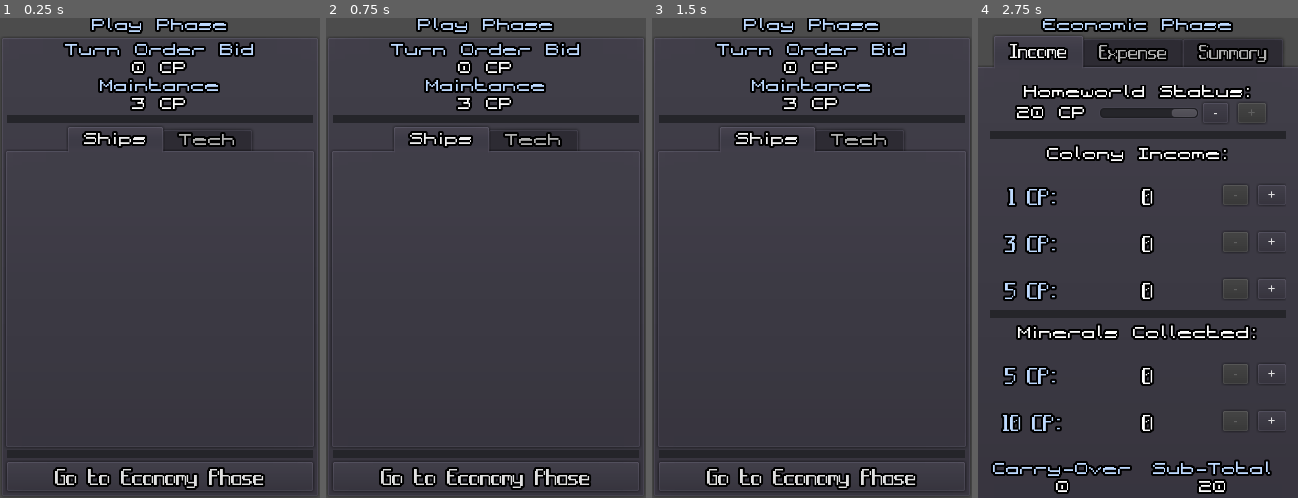
Above: before the commit, frames 1-4 (left to right).
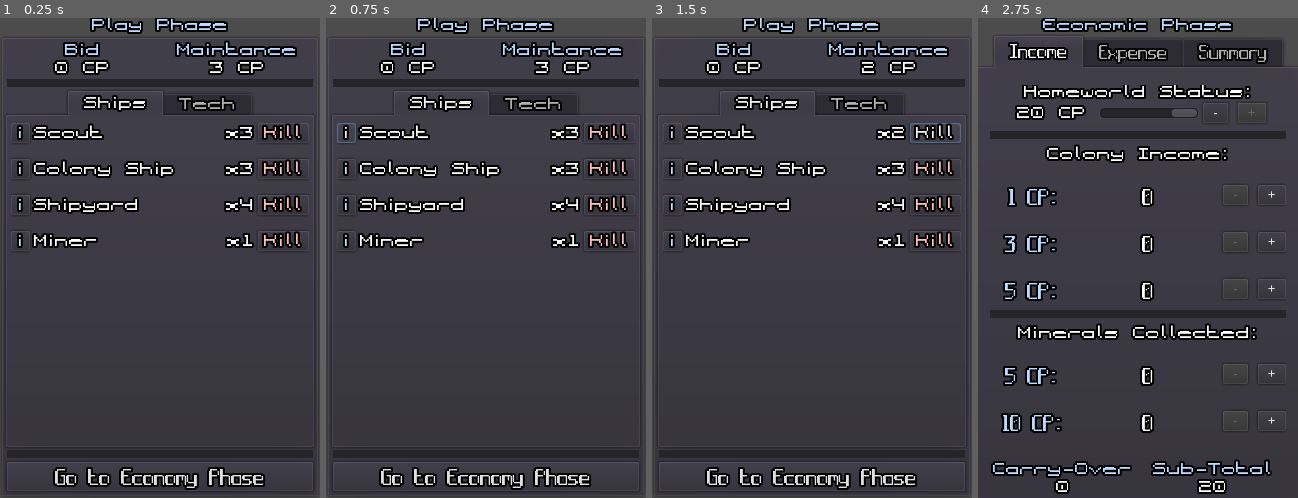
Above: after the commit, the same moments.

Repository: GalaxyCr8r/SpaceEmpires4xHelper
Game: Godot game, scene res://PlayPhase/PlayPhase.tscn
The game is run twice, just before and just after one commit, with the same random seed, the same clock (stepped at 60 frames per second) and the same inputs.
Inputs (mouse positions are in pixels of both pictures, inside the frame that each line leads up to):
- Up to frame 1 (0.25 s): no input
- Up to frame 2 (0.75 s): click (345, 133) at 0.5 s, where only the run after the commit has a clickable "i"
- Up to frame 3 (1.5 s): click (936, 133) at 1.25 s, where only the run after the commit has a clickable "Kill"
- Up to frame 4 (2.75 s): click "Go to Economy Phase" at 2 s

The runs differ from the first frame. In frame 1, 13% of the frame differs, in the area x 1-99%, y 4-48%; in frame 2, 13%; in frame 3, 13%; in frame 4, nothing differs.

Commit message:
Added basic ship/tech lists to the Play Phase - you can actually remove ships and it updated maintance correctlygit add .

Diff:
--- a/Global.gd
+++ b/Global.gd
@@ -69,6 +69,11 @@
 ## Empire-wide
 func resetExistingShips():
 	existingShips = {ShipType.SC: 3, ShipType.CO: 3, ShipType.SY: 4, ShipType.MR: 1}
+
+func removeAnExistingShip(shipType):
+	if Global.existingShips[shipType] > 0:
+		Global.existingShips[shipType] -= 1
+		emit_signal("existingShips_changed")
 
 func resetTech():
 	researchedTech = {Tech.ShipSize: 1, Tech.Move: 1, Tech.ShipYard: 1}
@@ -156,6 +161,28 @@
 			print("WARNING! Tech type >", techType, "< doesn't exist!")
 			return 0
 
+func getTechName(techType) -> String:
+	match techType:
+		Tech.ShipSize:
+			return "Ship Size"
+		Tech.Defense:
+			return "Defense"
+		Tech.Attack:
+			return "Attack"
+		Tech.Tactics:
+			return "Tactics"
+		Tech.Move:
+			return "Movement"
+		Tech.Terraform:
+			return "Terraform"
+		Tech.Exploration:
+			return "Exploration"
+		Tech.ShipYard:
+			return "Ship Yards"
+		_:
+			print("WARNING! Tech type >", techType, "< doesn't exist!")
+			return "NULL TYPE"
+
 func getTechMaxLevel(techType) -> int:
 	match techType:
 		Tech.ShipSize:
--- a/PlayPhase/PlayPhase.gd
+++ b/PlayPhase/PlayPhase.gd
@@ -4,16 +4,46 @@
 #signal value_changed(new_value)
 
 ## Exported vars
-#export var value : int = 0 setget set_value, get_value
+export var shipListItem : PackedScene
+export var techListItem : PackedScene
 
 ## Internal Vars
-#onready var  : =
+onready var shipList : VBoxContainer = $VBoxContainer/PanelContainer/VBoxContainer/TabContainer/Ships/ScrollContainer/ShipList
+onready var techList : VBoxContainer = $VBoxContainer/PanelContainer/VBoxContainer/TabContainer/Tech/ScrollContainer2/TechList
+onready var turnOrderBid : TitleAmount = $VBoxContainer/PanelContainer/VBoxContainer/HBoxContainer2/TurnOrderBid
 
 ## Methods
 func _ready():
-	$VBoxContainer/PanelContainer/VBoxContainer/TurnOrderBid.value = Global.turnOrderBid
+	turnOrderBid.value = Global.turnOrderBid
+
+	for shipType in Global.existingShips:
+		if Global.existingShips[shipType] > 0:
+			var shipItem := shipListItem.instance()
+			shipList.add_child(shipItem)
+			shipItem.set(shipType, Global.existingShips[shipType])
+			shipItem.connect("kill_pressed", self, "_shipType_killed")
+			#TODO Connect info button
+
+	for techType in Global.researchedTech:
+		var techItem := techListItem.instance()
+		techList.add_child(techItem)
+		techItem.set(techType, Global.researchedTech[techType])
+		#TODO Connect info button
+
+func _updateShipList():
+	# This method does not take into account GAINING ships,
+	# because as far as I know, that's impossible between econ phases.
+	for shipItem in shipList.get_children():
+		var shipType = shipItem.shipType
+		if Global.existingShips[shipType] > 0:
+			shipItem.set(shipType, Global.existingShips[shipType])
+		else:
+			shipList.call_deferred("remove_child", shipItem)
 
 ## Connected Signals
+func _shipType_killed(shipType):
+	Global.removeAnExistingShip(shipType)
+	_updateShipList()
 
 func _on_EconPhaseButton_button_up():
 	call_deferred("_goToEconPhase")
--- a/PlayPhase/PlayPhase.tscn
+++ b/PlayPhase/PlayPhase.tscn
@@ -1,16 +1,20 @@
-[gd_scene load_steps=7 format=2]
+[gd_scene load_steps=9 format=2]
 
 [ext_resource path="res://PlayPhase/PlayPhase.gd" type="Script" id=1]
-[ext_resource path="res://Fonts/Terminus.tres" type="DynamicFont" id=2]
-[ext_resource path="res://Utility/TitleAmount.tscn" type="PackedScene" id=3]
-[ext_resource path="res://PlayPhase/CurrentMaintance.gd" type="Script" id=4]
-[ext_resource path="res://Utility/HorizontalRuler.tscn" type="PackedScene" id=5]
-[ext_resource path="res://Fonts/IndepModern.tres" type="DynamicFont" id=6]
+[ext_resource path="res://PlayPhase/ShipListItem.tscn" type="PackedScene" id=2]
+[ext_resource path="res://PlayPhase/TechListItem.tscn" type="PackedScene" id=3]
+[ext_resource path="res://Fonts/Terminus.tres" type="DynamicFont" id=4]
+[ext_resource path="res://Utility/TitleAmount.tscn" type="PackedScene" id=5]
+[ext_resource path="res://PlayPhase/CurrentMaintance.gd" type="Script" id=6]
+[ext_resource path="res://Utility/HorizontalRuler.tscn" type="PackedScene" id=7]
+[ext_resource path="res://Fonts/IndepModern.tres" type="DynamicFont" id=8]
 
 [node name="PlayPhase" type="VBoxContainer"]
 anchor_right = 1.0
 anchor_bottom = 1.0
 script = ExtResource( 1 )
+shipListItem = ExtResource( 2 )
+techListItem = ExtResource( 3 )
 
 [node name="VBoxContainer" type="VBoxContainer" parent="."]
 margin_right = 320.0
@@ -40,37 +44,41 @@
 margin_bottom = 455.0
 custom_constants/separation = 4
 
-[node name="TurnOrderBid" parent="VBoxContainer/PanelContainer/VBoxContainer" instance=ExtResource( 3 )]
+[node name="HBoxContainer2" type="HBoxContainer" parent="VBoxContainer/PanelContainer/VBoxContainer"]
+margin_right = 306.0
+margin_bottom = 32.0
+
+[node name="TurnOrderBid" parent="VBoxContainer/PanelContainer/VBoxContainer/HBoxContainer2" instance=ExtResource( 5 )]
 anchor_right = 0.0
 anchor_bottom = 0.0
+margin_right = 151.0
+margin_bottom = 32.0
+size_flags_horizontal = 3
+title = "Bid"
+postfix = " CP"
+
+[node name="CurMaint" parent="VBoxContainer/PanelContainer/VBoxContainer/HBoxContainer2" instance=ExtResource( 5 )]
+anchor_right = 0.0
+anchor_bottom = 0.0
+margin_left = 155.0
 margin_right = 306.0
 margin_bottom = 32.0
 size_flags_horizontal = 3
-title = "Turn Order Bid"
-postfix = " CP"
-
-[node name="CurMaint" parent="VBoxContainer/PanelContainer/VBoxContainer" instance=ExtResource( 3 )]
-anchor_right = 0.0
-anchor_bottom = 0.0
-margin_top = 36.0
-margin_right = 306.0
-margin_bottom = 68.0
-size_flags_horizontal = 3
-script = ExtResource( 4 )
+script = ExtResource( 6 )
 title = "Maintance"
 postfix = " CP"
 
-[node name="HorizontalRuler" parent="VBoxContainer/PanelContainer/VBoxContainer" instance=ExtResource( 5 )]
-margin_top = 72.0
+[node name="HorizontalRuler" parent="VBoxContainer/PanelContainer/VBoxContainer" instance=ExtResource( 7 )]
+margin_top = 36.0
 margin_right = 306.0
-margin_bottom = 80.0
+margin_bottom = 44.0
 
 [node name="TabContainer" type="TabContainer" parent="VBoxContainer/PanelContainer/VBoxContainer"]
-margin_top = 84.0
+margin_top = 48.0
 margin_right = 306.0
 margin_bottom = 403.0
 size_flags_vertical = 3
-custom_fonts/font = ExtResource( 2 )
+custom_fonts/font = ExtResource( 4 )
 
 [node name="Ships" type="Tabs" parent="VBoxContainer/PanelContainer/VBoxContainer/TabContainer"]
 anchor_right = 1.0
@@ -79,6 +87,18 @@
 margin_top = 32.0
 margin_right = -4.0
 margin_bottom = -4.0
+
+[node name="ScrollContainer" type="ScrollContainer" parent="VBoxContainer/PanelContainer/VBoxContainer/TabContainer/Ships"]
+anchor_right = 1.0
+anchor_bottom = 1.0
+scroll_horizontal_enabled = false
+
+[node name="ShipList" type="VBoxContainer" parent="VBoxContainer/PanelContainer/VBoxContainer/TabContainer/Ships/ScrollContainer"]
+margin_right = 298.0
+margin_bottom = 319.0
+size_flags_horizontal = 3
+size_flags_vertical = 3
+custom_constants/separation = 16
 
 [node name="Tech" type="Tabs" parent="VBoxContainer/PanelContainer/VBoxContainer/TabContainer"]
 visible = false
@@ -89,7 +109,19 @@
 margin_right = -4.0
 margin_bottom = -4.0
 
-[node name="HorizontalRuler2" parent="VBoxContainer/PanelContainer/VBoxContainer" instance=ExtResource( 5 )]
+[node name="ScrollContainer2" type="ScrollContainer" parent="VBoxContainer/PanelContainer/VBoxContainer/TabContainer/Tech"]
+anchor_right = 1.0
+anchor_bottom = 1.0
+scroll_horizontal_enabled = false
+
+[node name="TechList" type="VBoxContainer" parent="VBoxContainer/PanelContainer/VBoxContainer/TabContainer/Tech/ScrollContainer2"]
+margin_right = 298.0
+margin_bottom = 319.0
+size_flags_horizontal = 3
+size_flags_vertical = 3
+custom_constants/separation = 16
+
+[node name="HorizontalRuler2" parent="VBoxContainer/PanelContainer/VBoxContainer" instance=ExtResource( 7 )]
 margin_top = 407.0
 margin_right = 306.0
 margin_bottom = 415.0
--- /dev/null
+++ b/PlayPhase/ShipListItem.gd
@@ -0,0 +1,28 @@
+extends HBoxContainer
+
+## Provided Signals
+signal kill_pressed(shipType)
+signal info_pressed(shipType)
+
+## Exported vars
+export var shipName : String = "ShipNameHere"
+export var amount : int = 0
+
+## Internal Vars
+onready var nameLabel : Label = $Name
+onready var amountLabel : Label = $Amount
+
+var shipType := -1
+
+## Methods
+func set(new_shipType, amount):
+	shipType = new_shipType
+	nameLabel.text = Global.getShipTypeName(shipType)
+	amountLabel.text = "x" + str(amount)
+
+## Connected Signals
+func _on_KillButton_pressed():
+	emit_signal("kill_pressed", shipType)
+
+func _on_InfoButton_pressed():
+	emit_signal("info_pressed", shipType)
--- /dev/null
+++ b/PlayPhase/ShipListItem.tscn
@@ -0,0 +1,50 @@
+[gd_scene load_steps=3 format=2]
+
+[ext_resource path="res://PlayPhase/ShipListItem.gd" type="Script" id=1]
+[ext_resource path="res://Fonts/Terminus.tres" type="DynamicFont" id=2]
+
+[node name="ShipListItem" type="HBoxContainer"]
+anchor_right = 1.0
+margin_left = 4.0
+margin_right = -4.0
+margin_bottom = 14.0
+size_flags_horizontal = 3
+script = ExtResource( 1 )
+
+[node name="InfoButton" type="Button" parent="."]
+margin_right = 19.0
+margin_bottom = 20.0
+custom_fonts/font = ExtResource( 2 )
+custom_colors/font_color = Color( 0.745098, 0.854902, 1, 1 )
+text = "i"
+
+[node name="Name" type="Label" parent="."]
+margin_left = 23.0
+margin_right = 212.0
+margin_bottom = 20.0
+size_flags_horizontal = 3
+size_flags_vertical = 5
+custom_fonts/font = ExtResource( 2 )
+text = "ShipNameHere"
+valign = 1
+
+[node name="Amount" type="Label" parent="."]
+margin_left = 216.0
+margin_right = 257.0
+margin_bottom = 20.0
+size_flags_vertical = 7
+custom_fonts/font = ExtResource( 2 )
+text = "x12"
+align = 2
+valign = 1
+
+[node name="KillButton" type="Button" parent="."]
+margin_left = 261.0
+margin_right = 312.0
+margin_bottom = 20.0
+custom_fonts/font = ExtResource( 2 )
+custom_colors/font_color = Color( 1, 0.745098, 0.745098, 1 )
+text = "Kill"
+
+[connection signal="pressed" from="InfoButton" to="." method="_on_InfoButton_pressed"]
+[connection signal="pressed" from="KillButton" to="." method="_on_KillButton_pressed"]
--- /dev/null
+++ b/PlayPhase/TechListItem.gd
@@ -0,0 +1,24 @@
+extends HBoxContainer
+
+## Provided Signals
+signal info_pressed(techType)
+
+## Exported vars
+export var techName : String = "TechNameHere"
+export var amount : int = 0
+
+## Internal Vars
+onready var nameLabel : Label = $Name
+onready var levelLabel : Label = $Level
+
+var techType := -1
+
+## Methods
+func set(new_techType, amount):
+	techType = new_techType
+	nameLabel.text = Global.getTechName(techType)
+	levelLabel.text = str(amount)
+
+## Connected Signals
+func _on_InfoButton_pressed():
+	emit_signal("info_pressed", techType)
--- /dev/null
+++ b/PlayPhase/TechListItem.tscn
@@ -0,0 +1,41 @@
+[gd_scene load_steps=3 format=2]
+
+[ext_resource path="res://PlayPhase/TechListItem.gd" type="Script" id=1]
+[ext_resource path="res://Fonts/Terminus.tres" type="DynamicFont" id=2]
+
+[node name="TechListItem" type="HBoxContainer"]
+anchor_right = 1.0
+margin_left = 4.0
+margin_right = -4.0
+margin_bottom = 14.0
+size_flags_horizontal = 3
+script = ExtResource( 1 )
+
+[node name="InfoButton" type="Button" parent="."]
+margin_right = 19.0
+margin_bottom = 20.0
+custom_fonts/font = ExtResource( 2 )
+custom_colors/font_color = Color( 0.745098, 0.854902, 1, 1 )
+text = "i"
+
+[node name="Name" type="Label" parent="."]
+margin_left = 23.0
+margin_right = 295.0
+margin_bottom = 20.0
+size_flags_horizontal = 3
+size_flags_vertical = 5
+custom_fonts/font = ExtResource( 2 )
+text = "TechNameHere"
+valign = 1
+
+[node name="Level" type="Label" parent="."]
+margin_left = 299.0
+margin_right = 312.0
+margin_bottom = 20.0
+size_flags_vertical = 7
+custom_fonts/font = ExtResource( 2 )
+text = "1"
+align = 2
+valign = 1
+
+[connection signal="pressed" from="InfoButton" to="." method="_on_InfoButton_pressed"]
--- a/Utility/ScrollBarRow.gd
+++ b/Utility/ScrollBarRow.gd
@@ -36,6 +36,7 @@
 	scrollBar.max_value = new_max
 
 func _updateAll():
+	## Had to add this because this is STILL getting called before things are ready when going from Play to Econ!
 	if upDown == null:
 		call_deferred("_updateAll")
 		return
--- a/Utility/UpDownButton.gd
+++ b/Utility/UpDownButton.gd
@@ -27,6 +27,7 @@
 	return value
 
 func _updateAvailability(force:bool = false):
+	## Had to add this because this is STILL getting called before things are ready when going from Play to Econ!
 	if minus == null:
 		call_deferred("_updateAvailability", force)
 		return
Not shown: 2 places in PlayPhase/PlayPhase.tscn that only renumber resources
